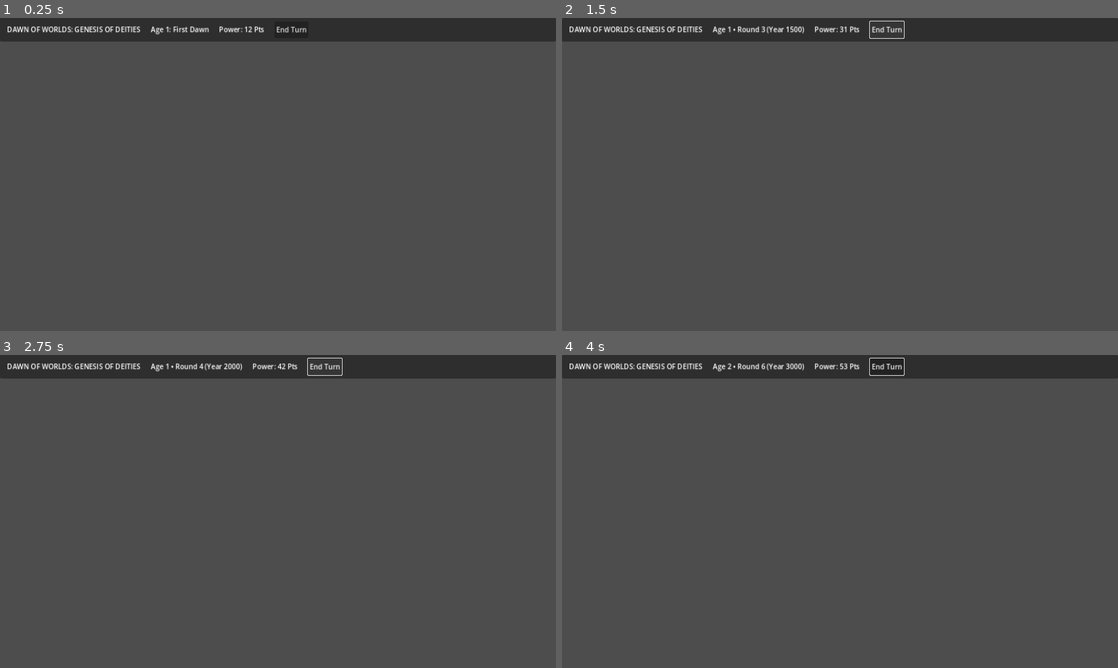
Above: before the commit, frames 1-4 (two rows, left to right).
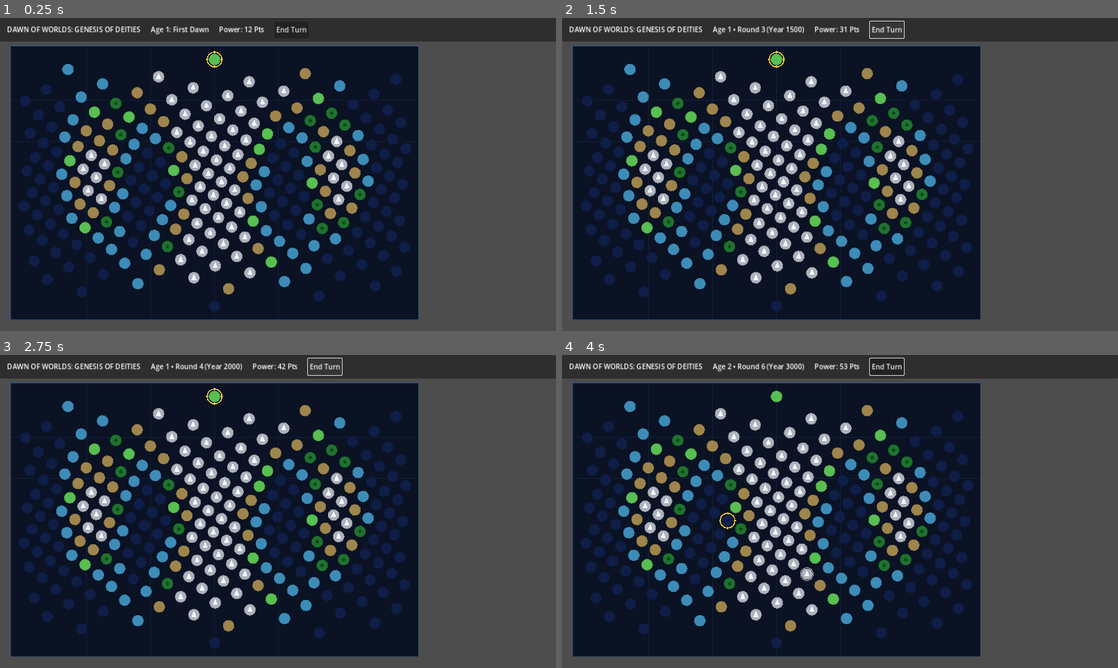
Above: after the commit, the same moments.

Repository: napalmer7/dawn-of-worlds-godot
Game: Godot game, scene res://scenes/main.tscn
The game is run twice, just before and just after one commit, with the same random seed, the same clock (stepped at 60 frames per second) and the same inputs.
Inputs (mouse positions are in pixels of both pictures, inside the frame that each line leads up to):
- Up to frame 1 (0.25 s): no input
- Up to frame 2 (1.5 s): click "End Turn" at 0.5 s; click "End Turn" at 1.25 s
- Up to frame 3 (2.75 s): click "End Turn" at 2 s
- Up to frame 4 (4 s): tap Enter at 2.75 s; move the mouse to (962, 495) at 2.77 s; click (962, 495) at 2.92 s; tap Space at 3.5 s; drag from (728, 527) to (812, 574) at 3.52 s

The runs differ from the first frame. In frame 1, 65% of the frame differs, in the area x 1-76%, y 8-97%; in frame 2, 65%; in frame 3, 65%; in frame 4, 65%.

Commit message:
Setup Godot 4.3 project: Update scripts/simulation/world_grid.gd

Diff:
--- a/scripts/simulation/world_grid.gd
+++ b/scripts/simulation/world_grid.gd
@@ -1,26 +1,41 @@
 extends Node2D
 ## Spherical Fibonacci Lattice & Cascading Terrain (res://scripts/simulation/world_grid.gd)
-## Models cell topography, 11 terrain classes, 2-stage ocean sinking, and climate cascades.
+## Renders the world map, 11 terrain classes, 2-stage ocean sinking, and handles cell interaction.
 
 const TERRAIN_TYPES = {
 	"deep_ocean": { "color": Color(0.06, 0.12, 0.28), "is_water": true },
 	"ocean": { "color": Color(0.12, 0.25, 0.48), "is_water": true },
 	"shallow_water": { "color": Color(0.24, 0.55, 0.72), "is_water": true },
-	"plains": { "color": Color(0.42, 0.72, 0.32), "is_water": false },
-	"forest": { "color": Color(0.18, 0.48, 0.22), "is_water": false },
-	"hills": { "color": Color(0.58, 0.52, 0.32), "is_water": false },
-	"mountains": { "color": Color(0.68, 0.65, 0.62), "is_water": false },
-	"swamp": { "color": Color(0.32, 0.42, 0.28), "is_water": false },
-	"desert": { "color": Color(0.85, 0.74, 0.42), "is_water": false },
-	"tundra": { "color": Color(0.78, 0.86, 0.90), "is_water": false },
-	"volcanic": { "color": Color(0.35, 0.18, 0.18), "is_water": false }
+	"plains": { "color": Color(0.35, 0.75, 0.32), "is_water": false },
+	"forest": { "color": Color(0.12, 0.45, 0.18), "is_water": false },
+	"hills": { "color": Color(0.62, 0.52, 0.30), "is_water": false },
+	"mountains": { "color": Color(0.68, 0.70, 0.74), "is_water": false },
+	"swamp": { "color": Color(0.28, 0.40, 0.22), "is_water": false },
+	"desert": { "color": Color(0.88, 0.76, 0.38), "is_water": false },
+	"tundra": { "color": Color(0.75, 0.88, 0.94), "is_water": false },
+	"volcanic": { "color": Color(0.75, 0.20, 0.18), "is_water": false }
 }
 
 @export var cell_count: int = 250
 var cells: Array[Dictionary] = []
+var selected_cell_index: int = 0
+var hovered_cell_index: int = -1
+
+# Map Viewport Bounds (leaves right side for Powers Dock)
+var map_origin: Vector2 = Vector2(24, 64)
+var map_size: Vector2 = Vector2(940, 630)
+var map_center: Vector2 = Vector2(494, 379)
 
 func _ready() -> void:
 	generate_fibonacci_lattice()
+	if EventBus:
+		EventBus.cell_terrain_shaped.connect(func(_idx, _t, _e): queue_redraw())
+		EventBus.catastrophe_unleashed.connect(func(_idx, _t, _c): queue_redraw())
+		EventBus.city_founded.connect(func(_d): queue_redraw())
+	queue_redraw()
+	# Emit initial selection
+	if not cells.is_empty():
+		call_deferred("select_cell", 0)
 
 func generate_fibonacci_lattice() -> void:
 	cells.clear()
@@ -34,6 +49,11 @@
 
 		var lat = asin(y) * (180.0 / PI)
 		var lon = atan2(z, x) * (180.0 / PI)
+
+		# Screen projection coordinates
+		var screen_x = map_center.x + (lon / 180.0) * (map_size.x * 0.47)
+		var screen_y = map_center.y - (lat / 90.0) * (map_size.y * 0.45)
+		var screen_pos = Vector2(screen_x, screen_y)
 
 		var elev = sin(x * 2.5) * cos(z * 2.5) + y * 0.2
 		var terrain = "ocean"
@@ -53,14 +73,112 @@
 			"lat": lat,
 			"lon": lon,
 			"pos3d": Vector3(x, y, z),
+			"screen_pos": screen_pos,
 			"elevation": elev,
 			"terrain": terrain,
 			"fertility": clampf(0.5 + elev * 0.3, 0.0, 1.0),
 			"city_id": "",
+			"city_name": "",
 			"civ_id": "",
 			"population": 0,
 			"miracle_aura": ""
 		})
+
+func _draw() -> void:
+	# 1. Cosmic Ocean Backdrop
+	draw_rect(Rect2(map_origin, map_size), Color(0.04, 0.07, 0.14), true)
+	draw_rect(Rect2(map_origin, map_size), Color(0.22, 0.35, 0.55, 0.6), false, 2.0)
+
+	# 2. Celestial Coordinate Parallels & Meridians
+	var grid_color = Color(0.2, 0.35, 0.55, 0.2)
+	for lat_line in [-60, -30, 0, 30, 60]:
+		var y_pos = map_center.y - (float(lat_line) / 90.0) * (map_size.y * 0.45)
+		draw_line(Vector2(map_origin.x, y_pos), Vector2(map_origin.x + map_size.x, y_pos), grid_color, 1.0)
+	for lon_line in [-120, -60, 0, 60, 120]:
+		var x_pos = map_center.x + (float(lon_line) / 180.0) * (map_size.x * 0.47)
+		draw_line(Vector2(x_pos, map_origin.y), Vector2(x_pos, map_origin.y + map_size.y), grid_color, 1.0)
+
+	# 3. Draw All Coordinate Cells
+	for cell in cells:
+		var pos = cell["screen_pos"]
+		var terrain_type = cell["terrain"]
+		var color = TERRAIN_TYPES.get(terrain_type, TERRAIN_TYPES["ocean"])["color"]
+		var radius = 13.0
+
+		# Base Cell Tile
+		draw_circle(pos, radius, color)
+		draw_arc(pos, radius, 0, TAU, 16, color.darkened(0.3), 1.2)
+
+		# Distinct Biome Glyphs
+		match terrain_type:
+			"mountains":
+				# Snowcap peak triangle
+				var pts = PackedVector2Array([pos + Vector2(0, -9), pos + Vector2(-6, 5), pos + Vector2(6, 5)])
+				draw_colored_polygon(pts, Color(0.95, 0.98, 1.0))
+			"volcanic":
+				# Glowing magma center
+				draw_circle(pos, 5.0, Color(1.0, 0.4, 0.1))
+			"forest":
+				# Canopy core
+				draw_circle(pos, 4.0, Color(0.08, 0.28, 0.12))
+			"desert":
+				# Dune core
+				draw_circle(pos, 3.5, Color(1.0, 0.88, 0.4))
+			"tundra":
+				# Glacial ice sheen
+				draw_circle(pos, 4.0, Color(0.9, 0.96, 1.0))
+
+		# Settlement Marker
+		if cell.get("city_id", "") != "":
+			draw_rect(Rect2(pos - Vector2(6, 6), Vector2(12, 12)), Color(1.0, 0.85, 0.1), true)
+			draw_rect(Rect2(pos - Vector2(6, 6), Vector2(12, 12)), Color(0.1, 0.1, 0.1), false, 1.5)
+			var font = ThemeDB.fallback_font
+			if font:
+				draw_string(font, pos + Vector2(8, -8), cell.get("city_name", "City"), HORIZONTAL_ALIGNMENT_LEFT, -1, 11, Color(1.0, 0.95, 0.5))
+
+		# Hover Outline
+		if cell["index"] == hovered_cell_index and hovered_cell_index != selected_cell_index:
+			draw_arc(pos, radius + 2.0, 0, TAU, 20, Color(1.0, 1.0, 1.0, 0.6), 1.5)
+
+		# Selected Cell Reticle
+		if cell["index"] == selected_cell_index:
+			draw_arc(pos, radius + 4.0, 0, TAU, 24, Color(1.0, 0.85, 0.2, 0.95), 2.5)
+			draw_line(pos + Vector2(-radius - 7, 0), pos + Vector2(-radius - 1, 0), Color(1.0, 0.85, 0.2), 2.0)
+			draw_line(pos + Vector2(radius + 1, 0), pos + Vector2(radius + 7, 0), Color(1.0, 0.85, 0.2), 2.0)
+			draw_line(pos + Vector2(0, -radius - 7), pos + Vector2(0, -radius - 1), Color(1.0, 0.85, 0.2), 2.0)
+			draw_line(pos + Vector2(0, radius + 1), pos + Vector2(0, radius + 7), Color(1.0, 0.85, 0.2), 2.0)
+
+func _unhandled_input(event: InputEvent) -> void:
+	if event is InputEventMouseMotion:
+		var mouse_pos = event.position
+		var closest = find_closest_cell(mouse_pos, 18.0)
+		if closest != hovered_cell_index:
+			hovered_cell_index = closest
+			queue_redraw()
+
+	elif event is InputEventMouseButton and event.pressed and event.button_index == MOUSE_BUTTON_LEFT:
+		var mouse_pos = event.position
+		var clicked = find_closest_cell(mouse_pos, 22.0)
+		if clicked != -1:
+			select_cell(clicked)
+
+func find_closest_cell(target_pos: Vector2, max_radius: float) -> int:
+	var closest_idx = -1
+	var min_dist = max_radius
+	for cell in cells:
+		var dist = cell["screen_pos"].distance_to(target_pos)
+		if dist < min_dist:
+			min_dist = dist
+			closest_idx = cell["index"]
+	return closest_idx
+
+func select_cell(cell_idx: int) -> void:
+	if cell_idx < 0 or cell_idx >= cells.size():
+		return
+	selected_cell_index = cell_idx
+	queue_redraw()
+	if EventBus:
+		EventBus.cell_selected.emit(cell_idx, cells[cell_idx])
 
 func get_cell_distance(cell_a: Dictionary, cell_b: Dictionary) -> float:
 	var p1: Vector3 = cell_a["pos3d"]
@@ -85,15 +203,23 @@
 		return
 	var center = cells[center_index]
 
+	# Always shape the center cell directly
+	if target_terrain == "sink_ocean":
+		apply_sink_ocean(center, 0.0)
+	else:
+		apply_terrain_to_cell(center, target_terrain)
+	EventBus.cell_terrain_shaped.emit(center["index"], center["terrain"], center["elevation"])
+
 	if scope == "pinpoint":
-		apply_terrain_to_cell(center, target_terrain)
-		EventBus.cell_terrain_shaped.emit(center["index"], center["terrain"], center["elevation"])
+		queue_redraw()
 		return
 
 	var radius = 2.0 if scope == "regional" else 3.8
 	var affected = get_cells_in_radius(center_index, radius)
 
 	for c in affected:
+		if c["index"] == center["index"]:
+			continue
 		var dist = get_cell_distance(center, c)
 		if target_terrain == "sink_ocean":
 			apply_sink_ocean(c, dist)
@@ -102,11 +228,12 @@
 		elif target_terrain == "tundra":
 			apply_tundra_cascade(c, dist)
 		else:
-			if dist < 1.0:
+			if dist < 1.2:
 				apply_terrain_to_cell(c, target_terrain)
-			elif dist < 2.0 and randf() > 0.3:
+			elif dist < 2.2 and randf() > 0.3:
 				apply_terrain_to_cell(c, target_terrain)
 		EventBus.cell_terrain_shaped.emit(c["index"], c["terrain"], c["elevation"])
+	queue_redraw()
 
 func apply_sink_ocean(cell: Dictionary, dist: float) -> void:
 	if dist < 1.0:
@@ -122,15 +249,14 @@
 
 func apply_desert_cascade(cell: Dictionary, dist: float) -> void:
 	if dist < 1.5:
-		if not TERRAIN_TYPES[cell["terrain"]]["is_water"]:
-			cell["terrain"] = "desert"
+		apply_terrain_to_cell(cell, "desert")
 	elif dist < 2.8:
 		if cell["terrain"] == "forest":
 			cell["terrain"] = "plains"
 
 func apply_tundra_cascade(cell: Dictionary, dist: float) -> void:
-	if cell["terrain"] != "mountains" and cell["terrain"] != "hills" and not TERRAIN_TYPES[cell["terrain"]]["is_water"]:
-		cell["terrain"] = "tundra"
+	if cell["terrain"] != "mountains" and cell["terrain"] != "hills":
+		apply_terrain_to_cell(cell, "tundra")
 
 func apply_terrain_to_cell(cell: Dictionary, terrain_name: String) -> void:
 	cell["terrain"] = terrain_name
